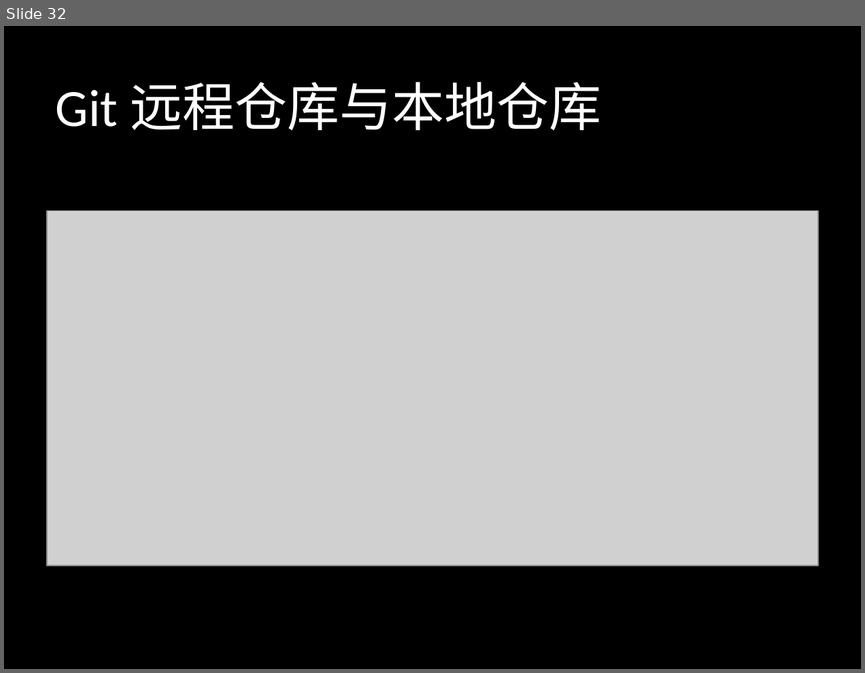
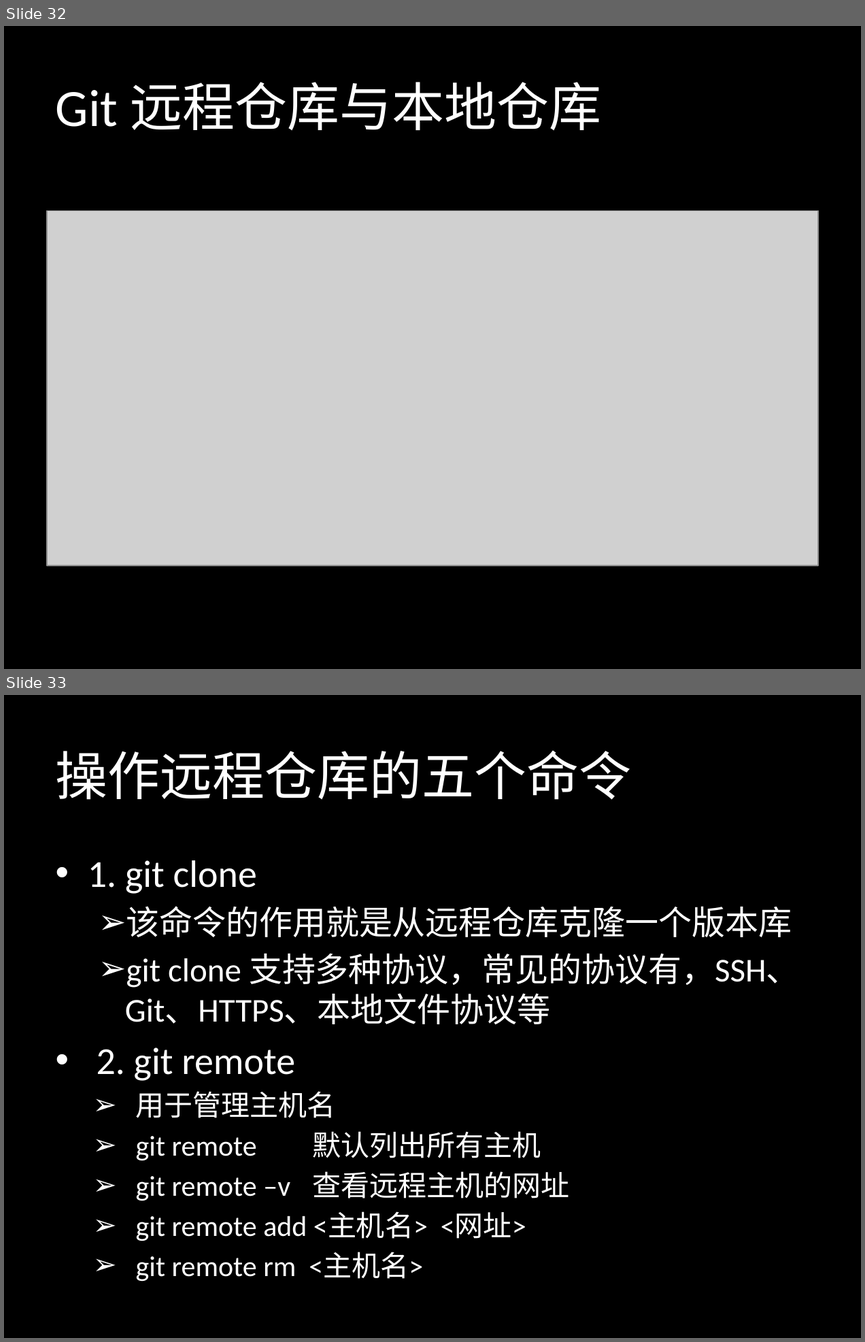
Before and after one commit to sontekliu/git-book, a slide deck: Git.pptx. Shown one above the other, each under a label of ours: slide 32 before the commit, slides 32 and 33 after it. The pictures are 865x673 and 865x1342 pixels, drawn with LibreOffice and Linux fonts; fonts in the diff are those of the drawing; grey boxes stand for pictures. Boxes give left, top, right and bottom in pixels: in the first picture for what was removed or moved away, otherwise in the second. Text is boxed around its words. In the diff, an @@ line names an element or a change of style, - is before the commit and + after.

Commit message:
Add git ppt

```diff
--- a/Git.pptx
+++ b/Git.pptx
@@ slide 33 added at (4,695,861,1338), background #000000 @@
@@ title added at (56,750,632,800), 44 pt, text #FFFFFF @@
+操作远程仓库的五个命令
@@ text added at (88,860,799,1281), 24 pt, text #FFFFFF @@
+• 1. git clone
+  ➢ 该命令的作用就是从远程仓库克隆一个版本库
+  ➢ git clone 支持多种协议，常见的协议有，SSH、Git、HTTPS、本地文件协议等
+  • 2. git remote
+    ➢ 用于管理主机名
+    ➢ git remote 默认列出所有主机
+    ➢ git remote –v 查看远程主机的网址
+    ➢ git remote add <主机名> <网址>
+    ➢ git remote rm <主机名>
```
Also in this commit, not shown: 5 other slides added.
